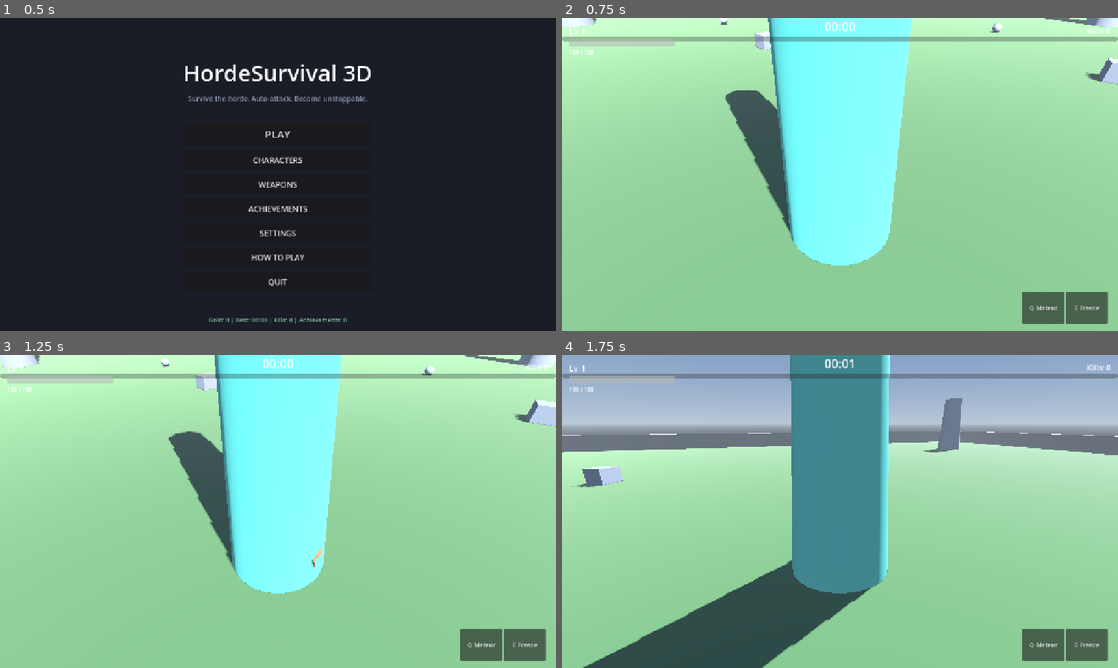
Above: before the commit, frames 1-4 (two rows, left to right).
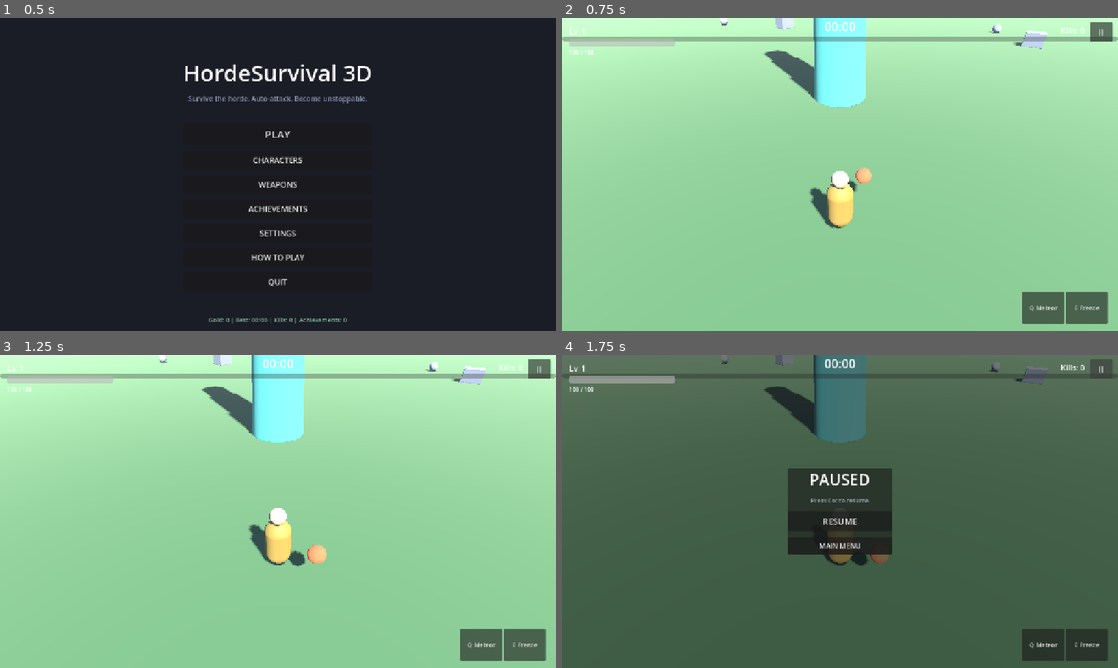
Above: after the commit, the same moments.

Repository: mohsen-niksirat/Horde_Survival_3D
Game: Godot game, scene res://scenes/bootstrap/Boot.tscn
Same seed, same stepped clock (60 frames per second), same inputs: the game is played once before the commit and once after it.
Inputs (mouse positions are in pixels of both pictures, inside the frame that each line leads up to):
- Up to frame 1 (0.5 s): no input
- Up to frame 2 (0.75 s): click "PLAY" at 0.5 s
- Up to frame 3 (1.25 s): no input
- Up to frame 4 (1.75 s): click (1101, 367) at 1.25 s, where only the run after the commit has a clickable "II"

Frame 1 is identical in both runs. In frame 2, 18% of the frame differs, in the area x 0-100%, y 0-80%; in frame 3, 16%; in frame 4, 92%, in the area x 0-100%, y 0-100%.

Commit message:
UX fixes from first playtest feedback
- Player no longer spawns inside the central beacon (spawn at 0,0.5,12)
- Arrow keys no longer rotate the camera while moving (they were bound
  to BOTH movement and camera — disorienting); desktop camera look is
  now right-mouse drag, cursor stays visible so HUD is always clickable
- Removed the pet's pointed tail prism (read as a detached red spike)
- Added always-visible pause button (II) to the HUD, works on desktop
  and mobile
- Zoom: mouse wheel on desktop, two-finger pinch on mobile
  (InputManager.zoom_delta + TouchControls pinch tracking)
- Camera default zoom 45%, min 4m / max 14m, gentle movement offset

Diff:
--- a/project.godot
+++ b/project.godot
@@ -69,22 +69,22 @@
 }
 camera_left={
 "deadzone": 0.2,
-"events": [Object(InputEventKey,"resource_local_to_scene":fa …(146 unchanged characters)… se,"keycode":0,"physical_keycode":4194319,"key_label":0,"unicode":0,"location":0,"echo":false,"script":null)
+"events": [Object(InputEventKey,"resource_local_to_scene":fa …(146 unchanged characters)… se,"keycode":0,"physical_keycode":4194311,"key_label":0,"unicode":0,"location":0,"echo":false,"script":null)
 ]
 }
 camera_right={
 "deadzone": 0.2,
-"events": [Object(InputEventKey,"resource_local_to_scene":fa …(145 unchanged characters)… lse,"keycode":0,"physical_keycode":4194321,"key_label":0,"unicode":0,"location":0,"echo":false,"script":null)
+"events": [Object(InputEventKey,"resource_local_to_scene":fa …(145 unchanged characters)… lse,"keycode":0,"physical_keycode":4194313,"key_label":0,"unicode":0,"location":0,"echo":false,"script":null)
 ]
 }
 camera_up={
 "deadzone": 0.2,
-"events": [Object(InputEventKey,"resource_local_to_scene":fa …(145 unchanged characters)… lse,"keycode":0,"physical_keycode":4194320,"key_label":0,"unicode":0,"location":0,"echo":false,"script":null)
+"events": [Object(InputEventKey,"resource_local_to_scene":fa …(145 unchanged characters)… lse,"keycode":0,"physical_keycode":4194312,"key_label":0,"unicode":0,"location":0,"echo":false,"script":null)
 ]
 }
 camera_down={
 "deadzone": 0.2,
-"events": [Object(InputEventKey,"resource_local_to_scene":fa …(145 unchanged characters)… lse,"keycode":0,"physical_keycode":4194322,"key_label":0,"unicode":0,"location":0,"echo":false,"script":null)
+"events": [Object(InputEventKey,"resource_local_to_scene":fa …(145 unchanged characters)… lse,"keycode":0,"physical_keycode":4194314,"key_label":0,"unicode":0,"location":0,"echo":false,"script":null)
 ]
 }
 pause={
--- a/scenes/main/Main.tscn
+++ b/scenes/main/Main.tscn
@@ -16,6 +16,7 @@
 [node name="World" parent="." instance=ExtResource("2")]
 
 [node name="Player" parent="World" instance=ExtResource("3")]
+transform=Transform3D(1, 0, 0, 0, 1, 0, 0, 0, 1, 0, 0.5, 12)
 
 [node name="HUD" type="CanvasLayer" parent="."]
 
--- a/scenes/main/main.gd
+++ b/scenes/main/main.gd
@@ -107,7 +107,9 @@
 		Input.mouse_mode = Input.MOUSE_MODE_VISIBLE
 		touch_controls.visible = true
 	else:
-		Input.mouse_mode = Input.MOUSE_MODE_CAPTURED
+		# Desktop: keep the cursor visible (no aiming in this game) —
+		# camera look is right-mouse drag; HUD stays clickable.
+		Input.mouse_mode = Input.MOUSE_MODE_VISIBLE
 		touch_controls.visible = false
 
 	debug_label.visible = false
@@ -132,9 +134,8 @@
 			get_viewport().set_input_as_handled()
 			return
 	if event is InputEventMouseButton and event.pressed:
-		if not DisplayServer.is_touchscreen_available() and Input.mouse_mode != Input.MOUSE_MODE_CAPTURED:
-			if GameManager.state == GameManager.State.PLAYING:
-				Input.mouse_mode = Input.MOUSE_MODE_CAPTURED
+		# Left-click on empty space keeps focus for keyboard input on web.
+		pass
 
 func _toggle_pause() -> void:
 	if GameManager.state == GameManager.State.PLAYING or GameManager.state == GameManager.State.BOSS:
@@ -142,8 +143,6 @@
 		GameManager.pause_game()
 	elif GameManager.state == GameManager.State.PAUSED:
 		GameManager.resume_game()
-		if not DisplayServer.is_touchscreen_available():
-			Input.mouse_mode = Input.MOUSE_MODE_CAPTURED
 
 func _process(_delta: float) -> void:
 	if _debug_enabled:
--- a/scenes/player/Pet.tscn
+++ b/scenes/player/Pet.tscn
@@ -12,18 +12,9 @@
 emission=Color(1, 0.4, 0.2, 1)
 emission_energy_multiplier=0.6
 
-[sub_resource type="PrismMesh" id="tail_mesh"]
-left_to_right=0.5
-size=Vector3(0.2, 0.5, 0.2)
-
 [node name="Pet" type="Node3D"]
 script=ExtResource("1")
 
 [node name="Body" type="MeshInstance3D" parent="."]
 mesh=SubResource("body_mesh")
 surface_material_override/0=SubResource("body_mat")
-
-[node name="Tail" type="MeshInstance3D" parent="Body"]
-transform=Transform3D(1, 0, 0, 0, 0, -1, 0, 1, 0, 0, -0.1, 0.35)
-mesh=SubResource("tail_mesh")
-surface_material_override/0=SubResource("body_mat")
--- a/scenes/ui/HUD.tscn
+++ b/scenes/ui/HUD.tscn
@@ -60,9 +60,9 @@
 anchors_preset=1
 anchor_left=1.0
 anchor_right=1.0
-offset_left=-220.0
+offset_left=-260.0
 offset_top=16.0
-offset_right=-16.0
+offset_right=-76.0
 offset_bottom=60.0
 grow_horizontal=0
 mouse_filter=2
@@ -72,6 +72,19 @@
 theme_override_font_sizes/font_size=18
 text="Kills: 0"
 horizontal_alignment=2
+
+[node name="PauseButton" type="Button" parent="."]
+layout_mode=1
+anchors_preset=1
+anchor_left=1.0
+anchor_right=1.0
+offset_left=-64.0
+offset_top=10.0
+offset_right=-12.0
+offset_bottom=54.0
+grow_horizontal=0
+theme_override_font_sizes/font_size=20
+text="II"
 
 [node name="Combo" type="Label" parent="."]
 layout_mode=1
--- a/scenes/ui/hud.gd
+++ b/scenes/ui/hud.gd
@@ -10,6 +10,7 @@
 @onready var combo_label: Label = $Combo
 @onready var ability1_button: Button = $Abilities/Ability1
 @onready var ability2_button: Button = $Abilities/Ability2
+@onready var pause_button: Button = $PauseButton
 
 var _player: Node
 var _ability_controller: Node
@@ -28,7 +29,14 @@
 	EventBus.player_leveled_up.connect(_on_level_up)
 	RunManager.kills_changed.connect(_on_kills)
 	EventBus.combo_changed.connect(_on_combo)
-	ability1_button.pressed.connect(func(): pass)
+	pause_button.pressed.connect(_on_pause_pressed)
+
+func _on_pause_pressed() -> void:
+	AudioManager.play_game_sfx("ui_click")
+	if GameManager.state == GameManager.State.PLAYING or GameManager.state == GameManager.State.BOSS:
+		GameManager.pause_game()
+	elif GameManager.state == GameManager.State.PAUSED:
+		GameManager.resume_game()
 
 func bind_abilities(controller: Node) -> void:
 	_ability_controller = controller
--- a/scenes/ui/touch_controls.gd
+++ b/scenes/ui/touch_controls.gd
@@ -1,6 +1,7 @@
 extends Control
-## Mobile touch controls: left virtual joystick (movement) + right look region.
-## Feeds InputManager; only visible on touch devices.
+## Mobile touch controls: left virtual joystick (movement) + right look
+## region + two-finger pinch zoom. Feeds InputManager; only visible on
+## touch devices.
 
 @onready var joystick_base: Control = $JoystickBase
 @onready var joystick_knob: Control = $JoystickBase/Knob
@@ -8,11 +9,16 @@
 
 const JOYSTICK_RADIUS := 110.0
 const DEAD_ZONE := 0.12
+const PINCH_ZOOM_SCALE := 0.004
 
 var _joy_touch_index: int = -1
 var _joy_center: Vector2 = Vector2.ZERO
+var _joy_current: Vector2 = Vector2.ZERO
 var _look_touch_index: int = -1
 var _look_last: Vector2 = Vector2.ZERO
+var _look_current: Vector2 = Vector2.ZERO
+var _pinch_active: bool = false
+var _pinch_last_dist: float = 0.0
 
 func _ready() -> void:
 	visible = false
@@ -20,9 +26,6 @@
 	if DisplayServer.is_touchscreen_available():
 		visible = true
 		joystick_base.modulate.a = 0.45
-
-func _gui_input(event: InputEvent) -> void:
-	pass
 
 func _input(event: InputEvent) -> void:
 	if not visible:
@@ -37,20 +40,24 @@
 		if _joy_touch_index == -1 and event.position.x < get_viewport_rect().size.x * 0.45:
 			_joy_touch_index = event.index
 			_joy_center = event.position
+			_joy_current = event.position
 			joystick_base.position = _joy_center - joystick_base.size * 0.5
 			joystick_base.modulate.a = 0.7
-		elif _look_touch_index == -1 and look_region.get_global_rect().has_point(event.position):
+		elif _look_touch_index == -1:
 			_look_touch_index = event.index
 			_look_last = event.position
+			_look_current = event.position
 	else:
 		if event.index == _joy_touch_index:
 			_joy_touch_index = -1
 			_reset_joystick()
 		elif event.index == _look_touch_index:
 			_look_touch_index = -1
+		_end_pinch_if_needed()
 
 func _handle_drag(event: InputEventScreenDrag) -> void:
 	if event.index == _joy_touch_index:
+		_joy_current = event.position
 		var offset := event.position - _joy_center
 		var length := offset.length()
 		if length > JOYSTICK_RADIUS:
@@ -63,9 +70,23 @@
 			vec = (vec - vec.normalized() * DEAD_ZONE) / (1.0 - DEAD_ZONE)
 		InputManager.set_touch_move_vector(Vector2(vec.x, vec.y))
 	elif event.index == _look_touch_index:
-		var delta := event.position - _look_last
+		_look_current = event.position
+		# Two active touches = pinch zoom (movement still works)
+		if _joy_touch_index != -1 and not _pinch_active:
+			_pinch_active = true
+			_pinch_last_dist = _joy_current.distance_to(_look_current)
+		if _pinch_active:
+			var dist := _joy_current.distance_to(_look_current)
+			InputManager.add_zoom_delta((_pinch_last_dist - dist) * PINCH_ZOOM_SCALE)
+			_pinch_last_dist = dist
+		else:
+			var delta := event.position - _look_last
+			InputManager.set_touch_look_delta(delta)
 		_look_last = event.position
-		InputManager.set_touch_look_delta(delta)
+
+func _end_pinch_if_needed() -> void:
+	if _pinch_active and (_joy_touch_index == -1 or _look_touch_index == -1):
+		_pinch_active = false
 
 func _reset_joystick() -> void:
 	joystick_knob.position = joystick_base.size * 0.5 - joystick_knob.size * 0.5
--- a/scripts/input/input_manager.gd
+++ b/scripts/input/input_manager.gd
@@ -6,6 +6,7 @@
 var _look_delta: Vector2 = Vector2.ZERO
 var _touch_move_vector: Vector2 = Vector2.ZERO
 var _touch_look_delta: Vector2 = Vector2.ZERO
+var _zoom_delta: float = 0.0
 
 var _using_touch: bool = false
 
@@ -39,18 +40,21 @@
 	return vec
 
 func get_look_delta() -> Vector2:
-	var delta := _touch_look_delta
-	# Gamepad right stick camera
-	var pad := Vector2(
-		Input.get_action_strength("camera_right") - Input.get_action_strength("camera_left"),
-		Input.get_action_strength("camera_down") - Input.get_action_strength("camera_up")
-	)
-	delta += pad * 220.0
-	return delta
+	# Touch look only — desktop uses captured mouse directly in CameraRig.
+	return _touch_look_delta
 
 func consume_look_delta() -> Vector2:
 	var d := get_look_delta()
 	_touch_look_delta = Vector2.ZERO
+	return d
+
+## Pinch zoom from the touch controls (negative = zoom in).
+func add_zoom_delta(delta: float) -> void:
+	_zoom_delta += delta
+
+func consume_zoom_delta() -> float:
+	var d := _zoom_delta
+	_zoom_delta = 0.0
 	return d
 
 func is_action_pressed(action: String) -> bool:
--- a/scripts/player/camera_rig.gd
+++ b/scripts/player/camera_rig.gd
@@ -1,28 +1,29 @@
 extends Node3D
 ## Third-person camera rig: yaw orbit, pitch clamp, spring-arm collision,
-## dynamic zoom, and shake. Optimized for horde readability (player sits
-## slightly below screen center; distance adapts to movement).
+## manual zoom (scroll wheel / pinch) with optional movement-based dynamic
+## zoom, and shake. Optimized for horde readability.
 
 @export var target_path: NodePath
-@export var distance: float = 8.0
-@export var min_distance: float = 6.0
-@export var max_distance: float = 10.0
+@export var min_distance: float = 4.0
+@export var max_distance: float = 14.0
 @export var height: float = 2.2
-@export var pitch_min_deg: float = -62.0
+@export var pitch_min_deg: float = -70.0
 @export var pitch_max_deg: float = -18.0
 @export var default_pitch_deg: float = -38.0
+@export var default_zoom: float = 0.45  # 0 = closest, 1 = farthest
 @export var yaw_sensitivity: float = 0.0032
 @export var pitch_sensitivity: float = 0.0028
 @export var position_smoothing: float = 8.0
-@export var zoom_speed: float = 2.0
+@export var zoom_speed: float = 3.0
+@export var wheel_zoom_step: float = 0.1
 
 @export var shake_enabled: bool = true
 
 var _target: Node3D
 var _yaw: float = 0.0
 var _pitch: float
+var _zoom: float
 var _current_distance: float
-var _desired_distance: float
 var _shake_amount: float = 0.0
 var _shake_decay: float = 6.0
 
@@ -31,9 +32,9 @@
 
 func _ready() -> void:
 	_pitch = deg_to_rad(default_pitch_deg)
-	_current_distance = distance
-	_desired_distance = distance
-	_spring_arm.spring_length = distance
+	_zoom = clampf(default_zoom, 0.0, 1.0)
+	_current_distance = _target_distance()
+	_spring_arm.spring_length = _current_distance
 	if target_path != NodePath():
 		_target = get_node(target_path)
 	if _target:
@@ -45,33 +46,52 @@
 		global_position = _target.global_position + Vector3(0, height, 0)
 
 func _unhandled_input(event: InputEvent) -> void:
-	if event is InputEventMouseMotion and Input.mouse_mode == Input.MOUSE_MODE_CAPTURED:
+	# Desktop look: move mouse while holding RIGHT button (drag-look), or
+	# captured mode if a future mode needs it. Keeping the cursor visible
+	# keeps HUD buttons (pause) always clickable.
+	var dragging := Input.is_mouse_button_pressed(MOUSE_BUTTON_RIGHT)
+	if event is InputEventMouseMotion and (dragging or Input.mouse_mode == Input.MOUSE_MODE_CAPTURED):
 		_yaw -= event.relative.x * yaw_sensitivity
 		_pitch -= event.relative.y * pitch_sensitivity
 		_pitch = clampf(_pitch, deg_to_rad(pitch_min_deg), deg_to_rad(pitch_max_deg))
+	elif event is InputEventMouseButton and event.pressed:
+		if event.button_index == MOUSE_BUTTON_WHEEL_UP:
+			_zoom = clampf(_zoom - wheel_zoom_step, 0.0, 1.0)
+		elif event.button_index == MOUSE_BUTTON_WHEEL_DOWN:
+			_zoom = clampf(_zoom + wheel_zoom_step, 0.0, 1.0)
+
+func _target_distance() -> float:
+	return lerpf(min_distance, max_distance, _zoom)
 
 func _process(delta: float) -> void:
 	if _target == null:
 		return
 
-	# Gamepad/arrow-key camera via InputManager's look delta
+	# Touch look (virtual joystick side provides camera drag on mobile)
 	var look := InputManager.get_look_delta()
 	if look.length_squared() > 0.01:
 		_yaw -= look.x * yaw_sensitivity
 		_pitch -= look.y * pitch_sensitivity
 		_pitch = clampf(_pitch, deg_to_rad(pitch_min_deg), deg_to_rad(pitch_max_deg))
 
+	# Manual zoom (scroll handled above; pinch arrives via InputManager)
+	var pinch := InputManager.consume_zoom_delta()
+	if pinch != 0.0:
+		_zoom = clampf(_zoom + pinch, 0.0, 1.0)
+
 	# Follow target smoothly (flat + height)
 	var goal := _target.global_position + Vector3(0, height, 0)
 	global_position = global_position.lerp(goal, 1.0 - exp(-position_smoothing * delta))
 
-	# Dynamic zoom: closer when idle, farther when moving
-	var target_moving := false
+	# Distance from zoom slider + gentle dynamic offset when moving
+	var moving := false
 	if _target is CharacterBody3D:
 		var v: Vector3 = _target.velocity
-		target_moving = Vector2(v.x, v.z).length() > 1.0
-	_desired_distance = min_distance if target_moving else max_distance
-	_current_distance = lerpf(_current_distance, _desired_distance, 1.0 - exp(-zoom_speed * delta))
+		moving = Vector2(v.x, v.z).length() > 1.0
+	var target_dist := _target_distance()
+	if moving and _zoom < 0.55:
+		target_dist = lerpf(min_distance, max_distance, minf(_zoom + 0.1, 1.0))
+	_current_distance = lerpf(_current_distance, target_dist, 1.0 - exp(-zoom_speed * delta))
 	_spring_arm.spring_length = _current_distance
 
 	# Apply orbit
@@ -80,13 +100,8 @@
 
 	# Shake
 	if _shake_amount > 0.001:
-		var offset := Vector3(
-			randf_range(-1, 1) * _shake_amount,
-			randf_range(-1, 1) * _shake_amount,
-			0.0
-		)
-		_camera.h_offset = offset.x
-		_camera.v_offset = offset.y
+		_camera.h_offset = randf_range(-1, 1) * _shake_amount
+		_camera.v_offset = randf_range(-1, 1) * _shake_amount
 		_shake_amount = maxf(0.0, _shake_amount - _shake_amount * _shake_decay * delta)
 	else:
 		_camera.h_offset = 0.0
Not shown: 1 places in scenes/player/Pet.tscn that only renumber resources
Not shown, changed: .gitignore
